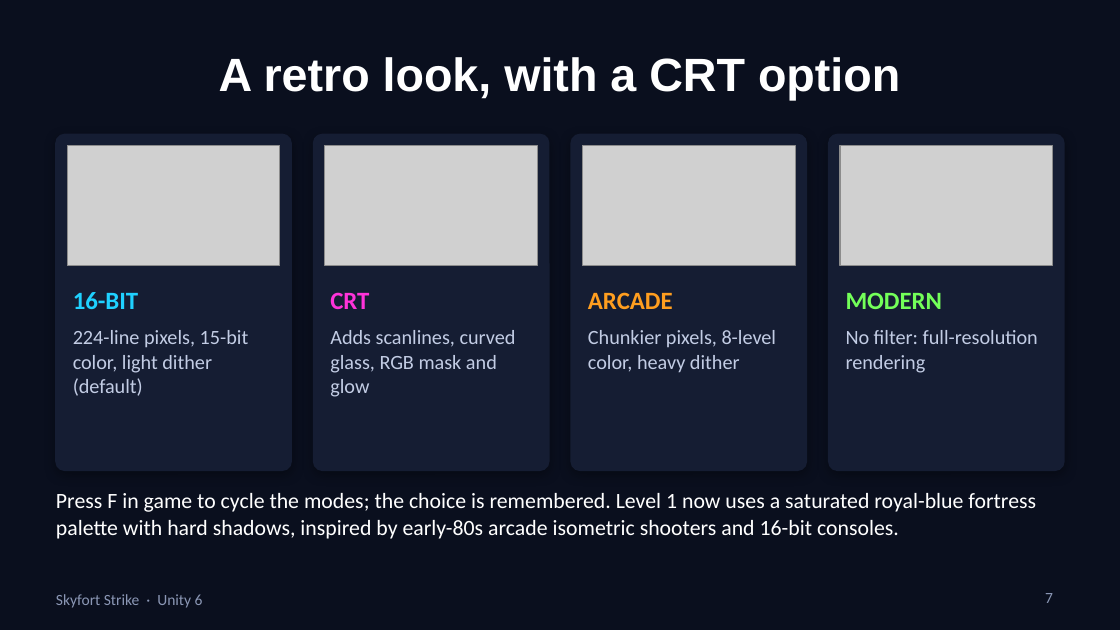
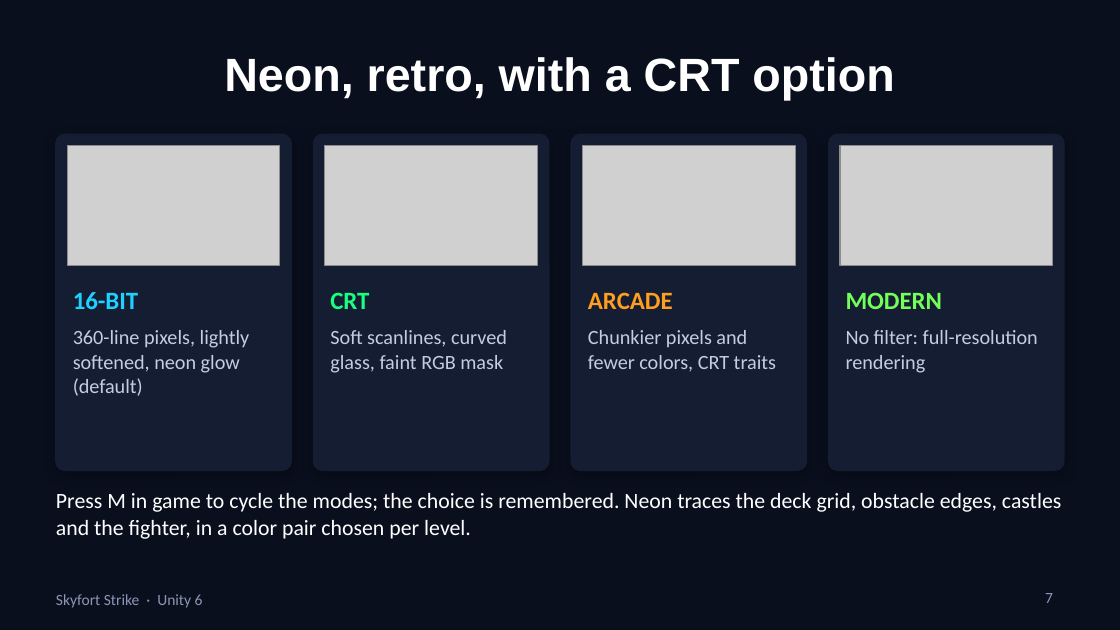
Before and after one commit to jcallinan/Unity6VideoGames, a slide deck: slide 7 of Presentation/SkyfortStrike.pptx. Drawn at 1120x630 pixels with LibreOffice and Linux fonts; fonts in the diff are those of the drawing; grey boxes stand for pictures. Boxes give left, top, right and bottom in pixels: in the first picture for what was removed or moved away, otherwise in the second. Text is boxed around its words. In the diff, an @@ line names an element or a change of style, - is before the commit and + after.

```diff
--- a/Presentation/SkyfortStrike.pptx
+++ b/Presentation/SkyfortStrike.pptx
@@ title at (x1=224, y1=57, x2=894, y2=100): text changed @@
-A retro look, with a CRT option
+Neon, retro, with a CRT option
@@ text "CRT" at (x1=330, y1=292, x2=369, y2=309): text colour #FF33D9 to #19FF80 @@
@@ text at (x1=73, y1=330, x2=250, y2=396): text changed @@
-224-line pixels, 15-bit color, light dither (default)
+360-line pixels, lightly softened, neon glow (default)
@@ text at (x1=330, y1=330, x2=507, y2=373): text changed @@
-Adds scanlines, curved glass, RGB mask and glow
+Soft scanlines, curved glass, faint RGB mask
@@ text at (x1=588, y1=330, x2=776, y2=371): text changed @@
-Chunkier pixels, 8-level color, heavy dither
+Chunkier pixels and fewer colors, CRT traits
@@ text at (x1=56, y1=493, x2=1061, y2=539): text changed @@
-Press F in game to cycle the modes; the choice is remembered. Level 1 now uses a saturated royal-blue fortress palette with hard shadows, inspired by early-80s arcade isometric shooters and 16-bit consoles.
+Press M in game to cycle the modes; the choice is remembered. Neon traces the deck grid, obstacle edges, castles and the fighter, in a color pair chosen per level.
```
Also in this commit, not shown: 5 other slides changed, 52 other files.
